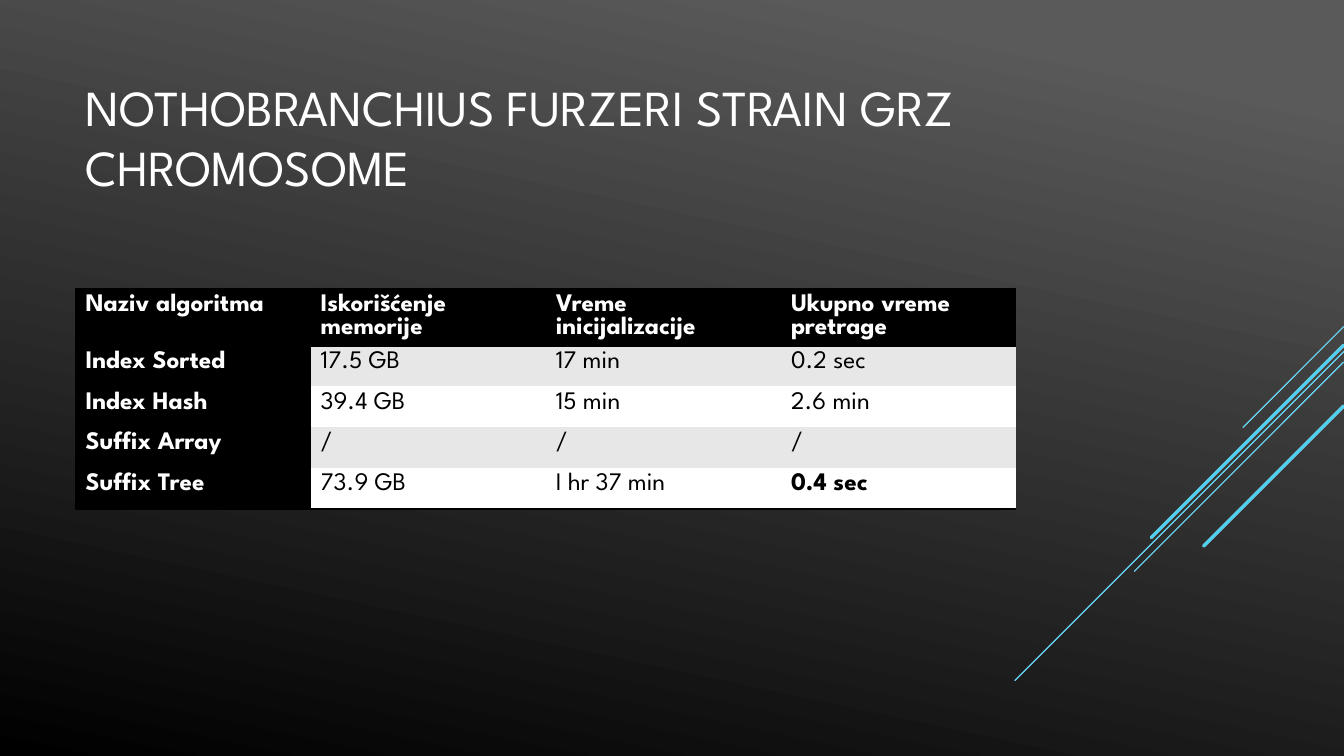
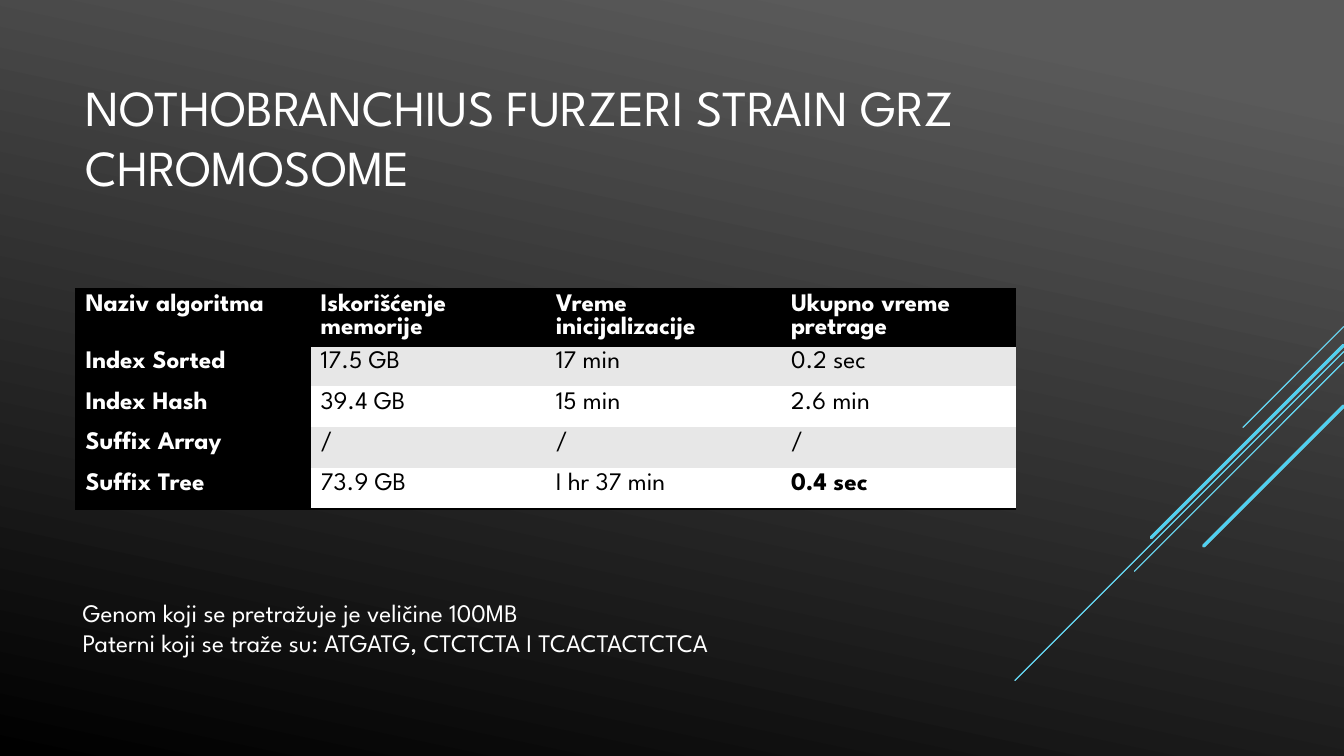
Before and after one commit to napoznata/GI_2019, a slide deck: slide 10 of Presentation/gi_presentation.pptx. Drawn at 1344x756 pixels with LibreOffice and Linux fonts; fonts in the diff are those of the drawing. Boxes give left, top, right and bottom in pixels: in the first picture for what was removed or moved away, otherwise in the second. Text is boxed around its words. In the diff, an @@ line names an element or a change of style, - is before the commit and + after.

Commit message:
Added genome sizes and patterns that are matched

```diff
--- a/Presentation/gi_presentation.pptx
+++ b/Presentation/gi_presentation.pptx
@@ text added at bbox=[83, 604, 708, 658], 18 pt, text #FFFFFF @@
+Genom koji se pretražuje je veličine 100MB
+Paterni koji se traže su: ATGATG, CTCTCTA I TCACTACTCTCA
```
Also in this commit, not shown: 2 other slides changed.
